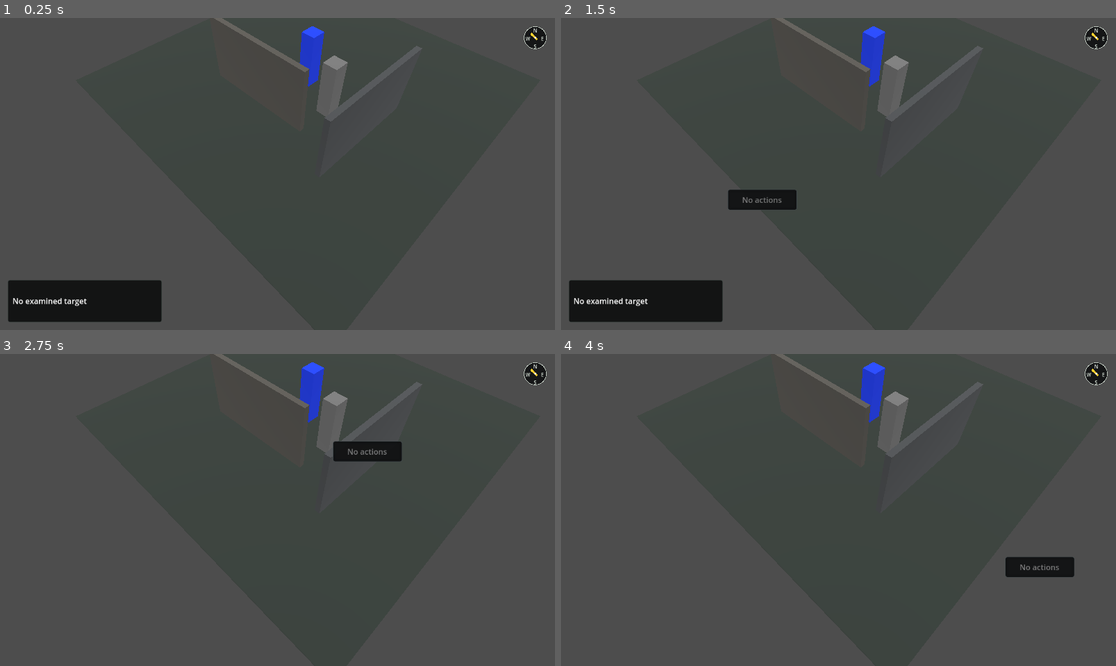
Above: before the commit, frames 1-4 (two rows, left to right).
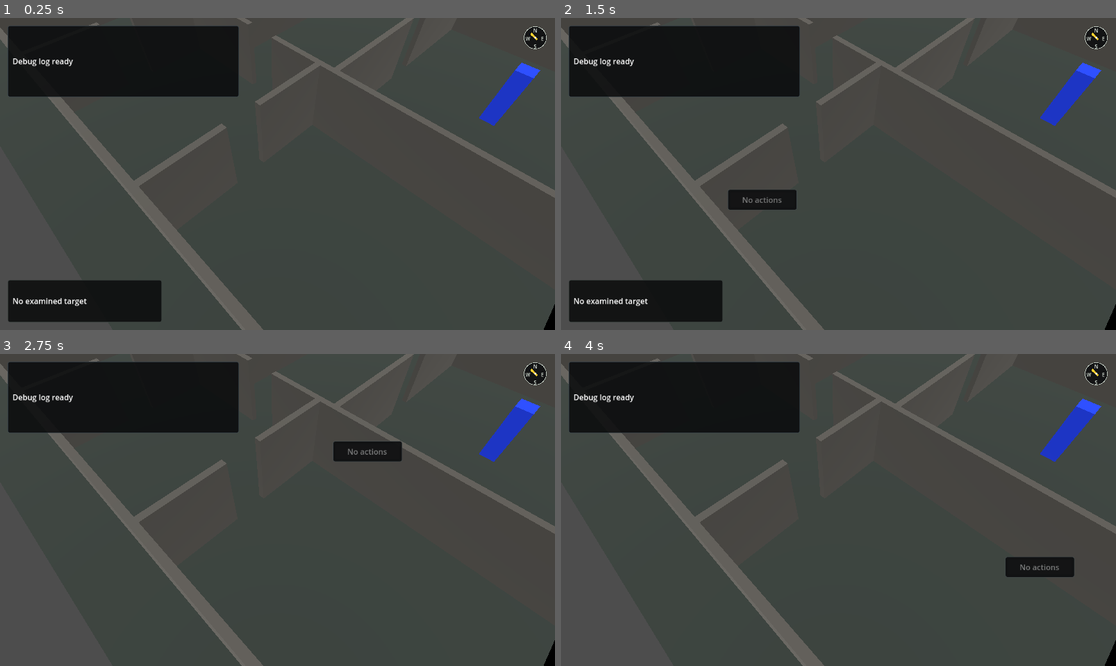
Above: after the commit, the same moments.

Repository: charlescodes/cobalt
Game: Godot game, scene res://scenes/main.tscn
The game is run twice, just before and just after one commit, with the same random seed, the same clock (stepped at 60 frames per second) and the same inputs.
Inputs (mouse positions are in pixels of both pictures, inside the frame that each line leads up to):
- Up to frame 1 (0.25 s): no input
- Up to frame 2 (1.5 s): tap Enter at 0.5 s; move the mouse to (960, 158) at 0.52 s; hold , (toggle_interaction_log) 0.53-1.28 s; click (960, 158) at 0.67 s; tap Space at 1.25 s; move the mouse to (727, 189) at 1.27 s; tap , (toggle_interaction_log) at 1.35 s; click (727, 189) at 1.42 s
- Up to frame 3 (2.75 s): tap Enter at 2 s; move the mouse to (333, 441) at 2.02 s; hold , (toggle_interaction_log) from 2.03 s (still down); click (333, 441) at 2.17 s
- Up to frame 4 (4 s): tap Space at 2.75 s; move the mouse to (810, 572) at 2.77 s; release , (toggle_interaction_log) at 2.78 s; tap , (toggle_interaction_log) at 2.85 s; click (810, 572) at 2.92 s; tap Enter at 3.5 s; move the mouse to (1005, 556) at 3.52 s; hold , (toggle_interaction_log) from 3.53 s (still down); click (1005, 556) at 3.67 s

The runs differ from the first frame. In frame 1, 14% of the frame differs, in the area x 0-100%, y 0-100%; in frame 2, 14%; in frame 3, 14%; in frame 4, 14%.

Commit message:
pahse 2 -- external constant

Diff:
--- a/src/debug/bsp_debug_map_controller.gd
+++ b/src/debug/bsp_debug_map_controller.gd
@@ -10,11 +10,16 @@
 @export var map_loader_path: NodePath = ^"../MapLoader"
 @export var debug_overlay_controller_path: NodePath = ^"../DebugOverlayController"
 @export var bsp_data: BspModuleDataScript = BspModuleDataScript.new()
+@export var bsp_enabled_on_ready: bool = true
 
 var _authored_map_data: MapDataScript
 var _authored_debug_visible: bool = false
 var _has_authored_debug_visible: bool = false
 var _is_bsp_enabled: bool = false
+
+func _ready() -> void:
+	if bsp_enabled_on_ready:
+		call_deferred("set_bsp_enabled", true)
 
 func _unhandled_input(event: InputEvent) -> void:
 	if event.is_action_pressed("toggle_debug_overlay"):
--- a/tests/suites/main_scene_raycast_suite.gd
+++ b/tests/suites/main_scene_raycast_suite.gd
@@ -8,6 +8,7 @@
 const MoveTargetDataScript := preload("res://src/movement/move_target_data.gd")
 const MoveTargetResolverScript := preload("res://src/movement/move_target_resolver.gd")
 const BlockoutObjectViewScript := preload("res://src/objects/blockout_object_view.gd")
+const BspDebugMapControllerScript := preload("res://src/debug/bsp_debug_map_controller.gd")
 
 func run(ctx) -> bool:
 	await ctx.idle_frame()
@@ -29,6 +30,11 @@
 	ctx.root().add_child(main)
 	await ctx.tree.process_frame
 	await ctx.tree.physics_frame
+	var bsp_debug_map_controller := main.get_node_or_null("BspDebugMapController") as BspDebugMapControllerScript
+	if bsp_debug_map_controller != null and bsp_debug_map_controller.is_bsp_enabled():
+		bsp_debug_map_controller.set_bsp_enabled(false)
+		await ctx.tree.process_frame
+		await ctx.tree.physics_frame
 
 	var camera := main.get_node_or_null("CameraRig/PitchPivot/Camera3D") as Camera3D
 	var interaction_controller := main.get_node_or_null("InteractionController") as InteractionControllerScript
--- a/tests/suites/main_scene_suite.gd
+++ b/tests/suites/main_scene_suite.gd
@@ -24,6 +24,8 @@
 		return ctx.fail("Main scene did not load.")
 	var main := main_scene.instantiate()
 	ctx.root().add_child(main)
+	await ctx.tree.process_frame
+	await ctx.tree.physics_frame
 	if main.get_node_or_null("HexGridManager") != null:
 		main.free()
 		return ctx.fail("Main scene still contains HexGridManager.")
@@ -38,6 +40,36 @@
 	if map_loader == null or map_loader.map_data == null:
 		main.free()
 		return ctx.fail("Main scene is missing MapLoader data.")
+	var startup_bsp_debug_map_controller := main.get_node_or_null("BspDebugMapController") as BspDebugMapControllerScript
+	if startup_bsp_debug_map_controller == null:
+		main.free()
+		return ctx.fail("Main scene is missing BspDebugMapController.")
+	if not startup_bsp_debug_map_controller.is_bsp_enabled():
+		main.free()
+		return ctx.fail("Main scene should start in BSP debug map mode.")
+	if map_loader.map_data.map_id != "bsp_debug":
+		main.free()
+		return ctx.fail("Main scene did not start with the BSP debug map.")
+	if map_loader.map_data.static_walls.size() <= 4 or map_loader.map_data.world_objects.size() != 2:
+		main.free()
+		return ctx.fail("Startup BSP debug map is missing generated walls or actors.")
+	var startup_debug_log_panel := main.get_node_or_null("InteractionUI/DebugLogPanel") as DebugLogPanelScript
+	var startup_navigation_debug_overlay := main.get_node_or_null("NavigationDebugOverlay") as NavigationDebugOverlayScript
+	if startup_debug_log_panel == null or startup_navigation_debug_overlay == null:
+		main.free()
+		return ctx.fail("Startup BSP debug mode is missing debug overlays.")
+	if not startup_debug_log_panel.visible or not startup_navigation_debug_overlay.visible:
+		main.free()
+		return ctx.fail("Startup BSP debug mode should show debug log and navigation overlays.")
+	startup_bsp_debug_map_controller.set_bsp_enabled(false)
+	await ctx.tree.process_frame
+	await ctx.tree.physics_frame
+	if startup_bsp_debug_map_controller.is_bsp_enabled():
+		main.free()
+		return ctx.fail("F12 normal-mode toggle did not disable BSP debug map mode.")
+	if map_loader.map_data.map_id != "main_blockout":
+		main.free()
+		return ctx.fail("F12 normal-mode toggle did not restore the authored map.")
 	var generated_map := navigation_region.get_node_or_null("GeneratedMap") as Node3D
 	if generated_map == null:
 		main.free()
Not shown, changed: PROJECT_STRUCTURE.md
